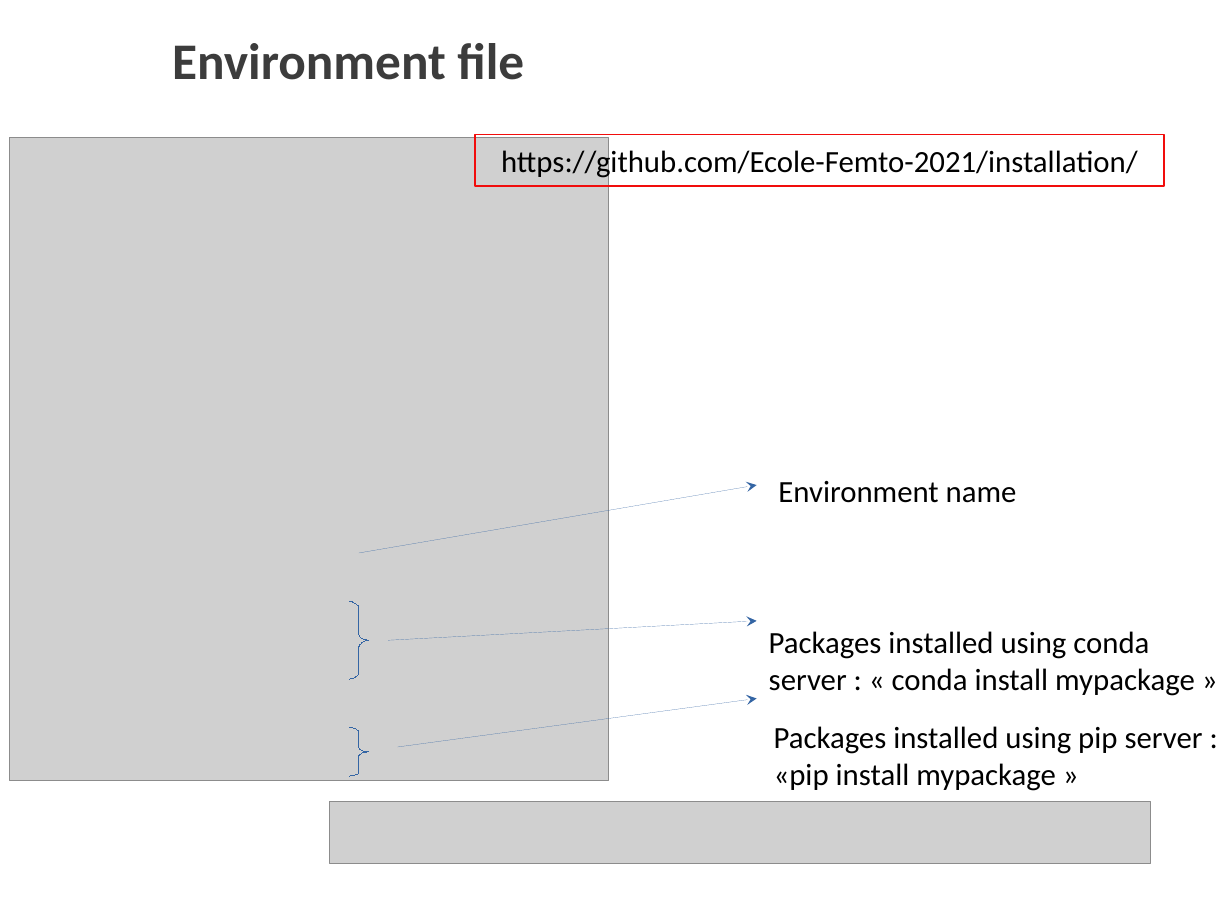
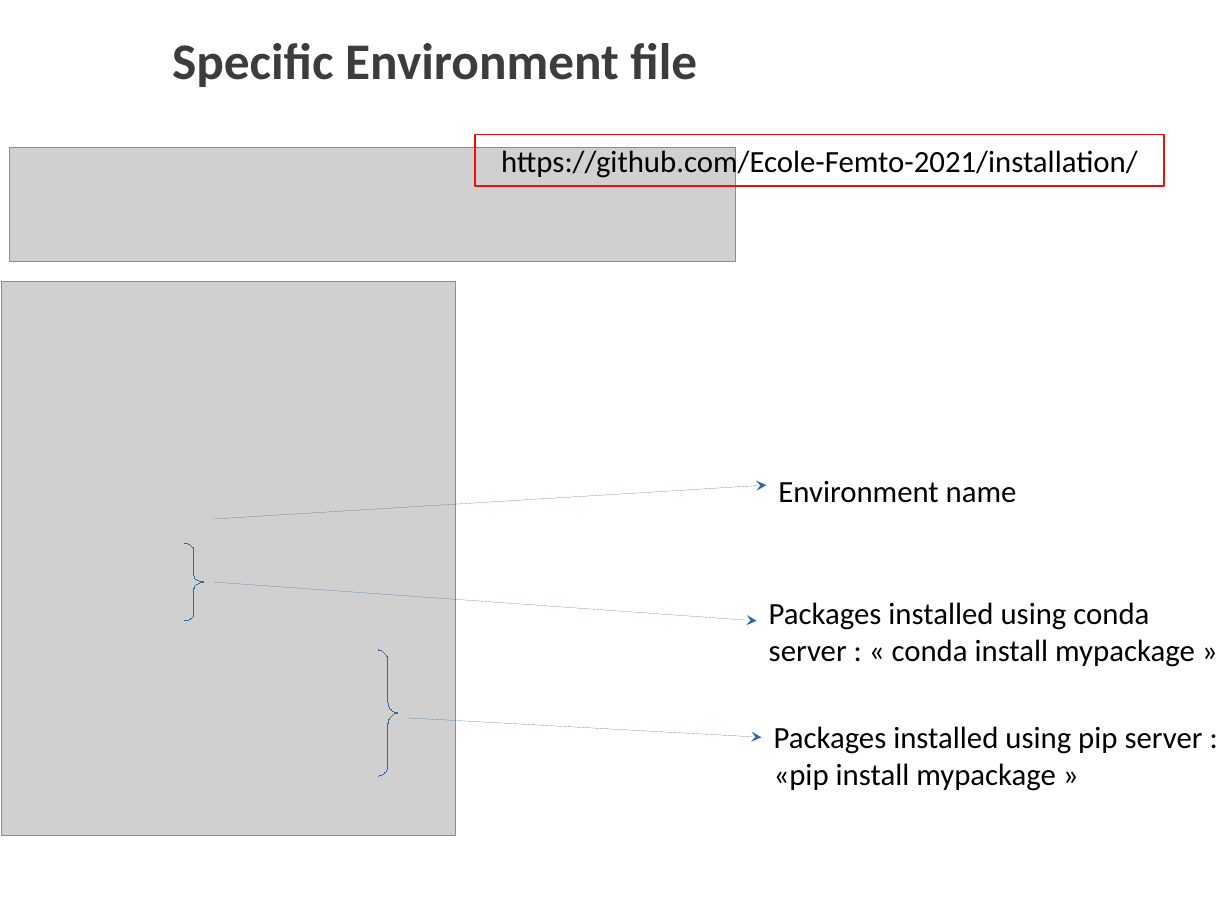
Before and after one commit to Ecole-Femto-2021/installation, a slide deck: slide 2 of install PyMoDAQ Femto.odp (slide 7 before the commit). Drawn at 1232x924 pixels with LibreOffice and Linux fonts; fonts in the diff are those of the drawing; grey boxes stand for pictures; background and template pictures are left out. Boxes give left, top, right and bottom in pixels: in the first picture for what was removed or moved away, otherwise in the second. Text is boxed around its words. In the diff, an @@ line names an element or a change of style, - is before the commit and + after.

Commit message:
added presentation to install the env

```diff
--- a/install PyMoDAQ Femto.odp
+++ b/install PyMoDAQ Femto.odp
@@ text at (x1=172, y1=43, x2=697, y2=87): text changed @@
-Environment file
+Specific Environment file
@@ picture resized from (x1=330, y1=802, x2=1151, y2=864) to (x1=10, y1=148, x2=736, y2=262) @@
@@ picture resized from (x1=10, y1=138, x2=609, y2=781) to (x1=1, y1=281, x2=456, y2=835) @@
@@ arrow moved from (359, 553) - (756, 485) to (213, 519) - (766, 485) @@
@@ freeform shape added at (x1=185, y1=543, x2=205, y2=621), outline #3465A4 0 pt @@
@@ arrow moved from (388, 641) - (756, 621) to (213, 582) - (756, 621) @@
@@ text "Packages installed using conda server ..." moved from (x1=769, y1=631, x2=1195, y2=696) to (x1=769, y1=602, x2=1195, y2=667) @@
@@ freeform shape resized from (x1=349, y1=601, x2=368, y2=679) to (x1=378, y1=650, x2=398, y2=776) @@
@@ arrow moved from (398, 747) - (756, 699) to (408, 718) - (761, 737) @@
@@ freeform shape removed at (x1=349, y1=728, x2=368, y2=776) @@
```
Also in this commit, not shown: 2 slides added, 5 slides removed, 2 other files.
